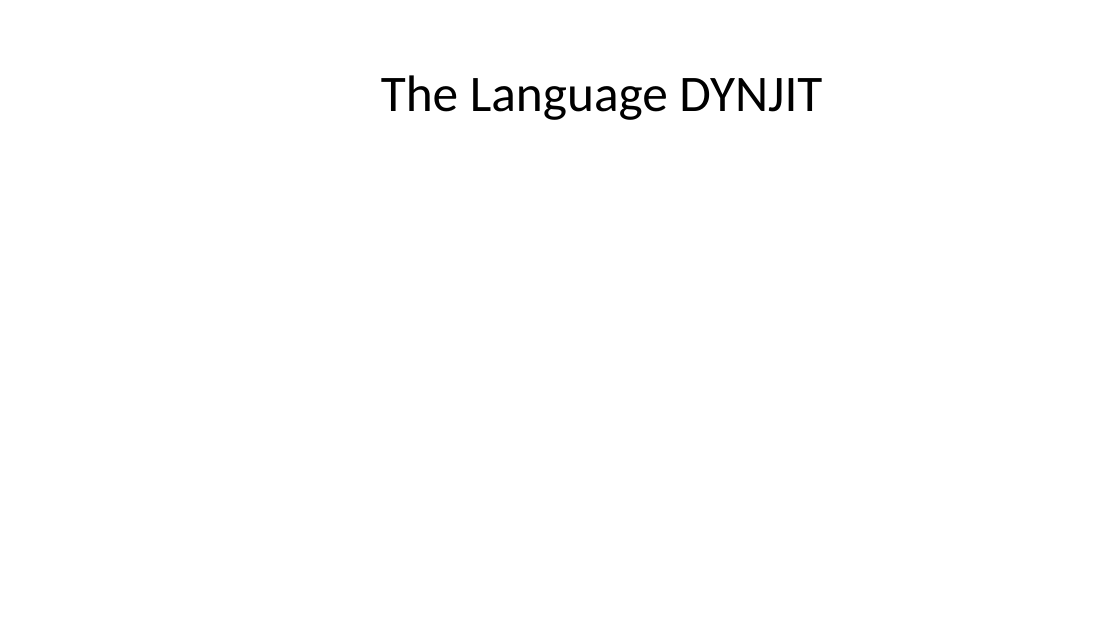
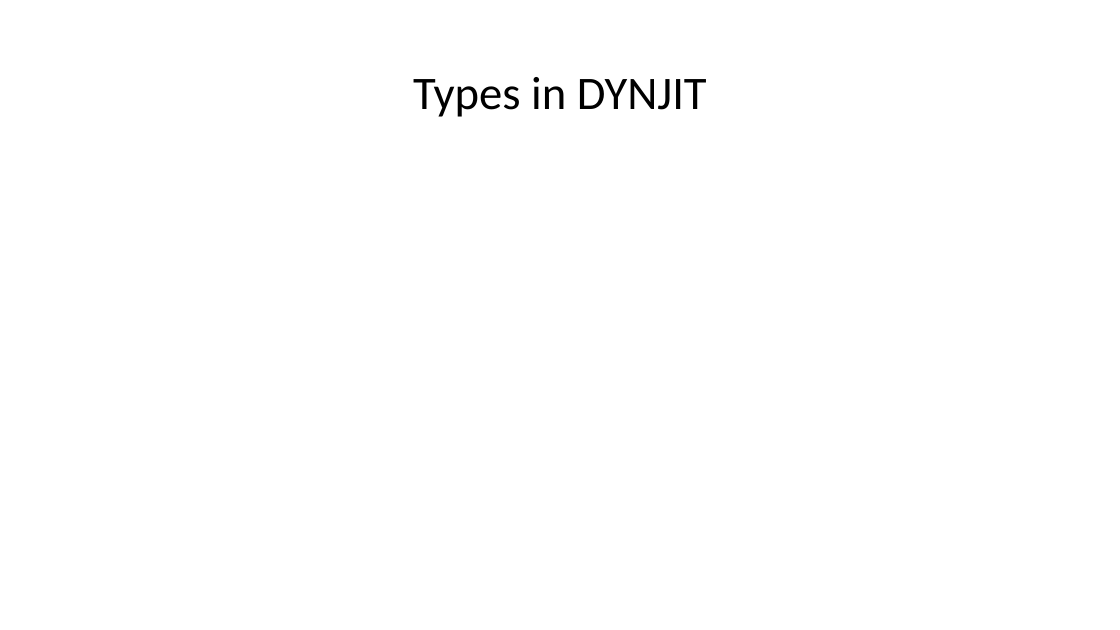
Before and after one commit to thautwarm/Site-32, a slide deck: slide 7 of src/Others/slides/impl0.pptx (slide 8 before the commit). Drawn at 1120x630 pixels with LibreOffice and Linux fonts; fonts in the diff are those of the drawing; grey boxes stand for pictures. Boxes give left, top, right and bottom in pixels: in the first picture for what was removed or moved away, otherwise in the second. Text is boxed around its words. In the diff, an @@ line names an element or a change of style, - is before the commit and + after.

```diff
--- a/src/Others/slides/impl0.pptx
+++ b/src/Others/slides/impl0.pptx
@@ title at (413,77,707,117): text changed; size 44 to 40 pt @@
-The Language DYNJIT
+Types in DYNJIT
```
Also in this commit, not shown: 6 other slides changed, 5 slides added, 1 slide removed.
